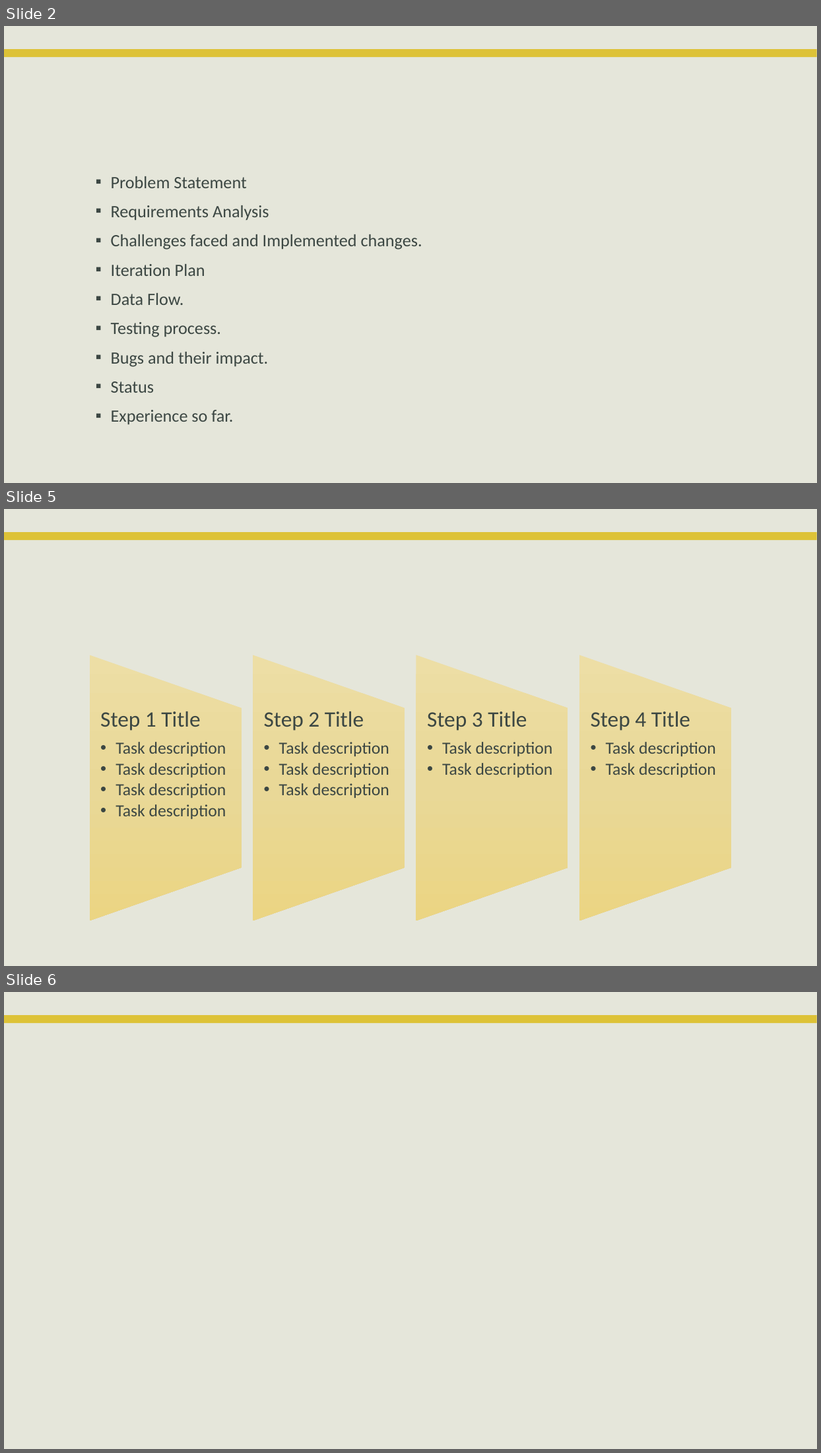
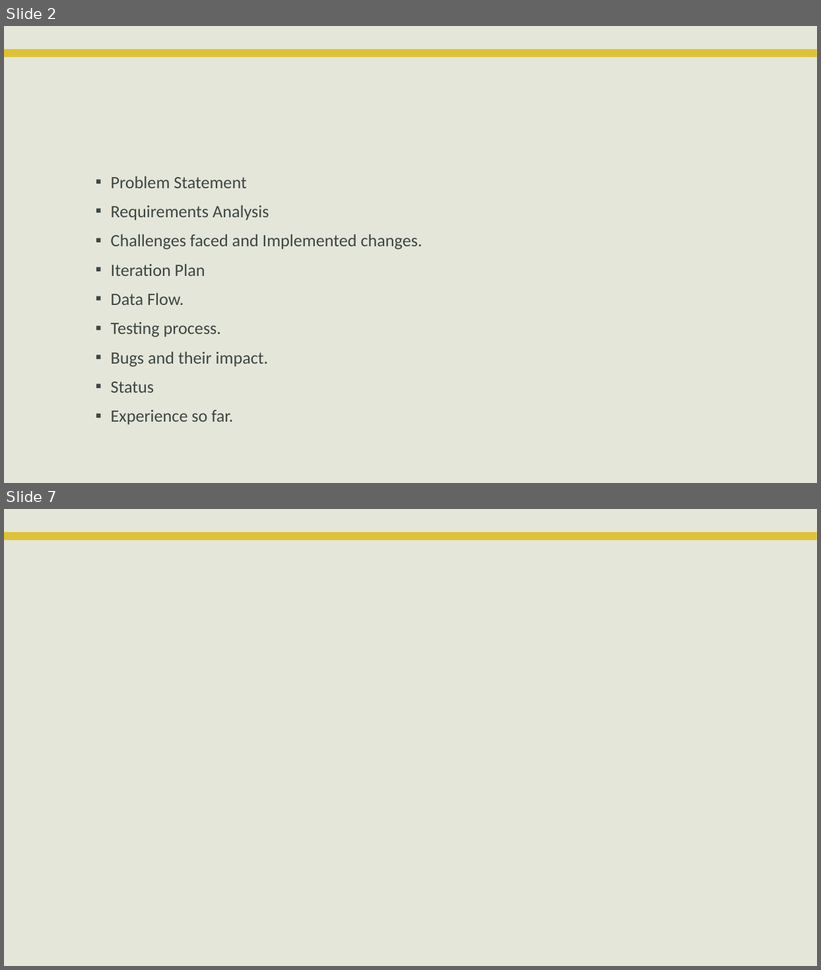
Before and after one commit to VamsiDevalla/Student-Attendance-Tracking, a slide deck: Presentations/final ppt.pptx. Shown one above the other, each under a label of ours: slides 2, 5 and 6 before the commit, slides 2 and 7 after it; the slides between them are not shown. The pictures are 821x1453 and 821x970 pixels, drawn with LibreOffice and Linux fonts; fonts in the diff are those of the drawing; background and template pictures are left out. Boxes give left, top, right and bottom in pixels: in the first picture for what was removed or moved away, otherwise in the second. Text is boxed around its words. In the diff, an @@ line names an element or a change of style, - is before the commit and + after.

```diff
--- a/Presentations/final ppt.pptx
+++ b/Presentations/final ppt.pptx
@@ slide 5 removed at <box>4,509,817,966</box>, background #E5E6DA; not listed: 1 template element that a slide beside it also shows @@
@@ title removed at <box>89,540,732,631</box> @@
-Requirements now
@@ group removed at <box>90,655,731,921</box>: 4 flow chart manual operations, 4 texts @@
-Step 1 Title
-  •• Task description
-  •• Task description
-  •• Task description
-  •• Task description
-Step 2 Title
-  •• Task description
-  •• Task description
-  •• Task description
-Step 3 Title
-  •• Task description
-  •• Task description
-Step 4 Title
-  •• Task description
-  •• Task description
@@ what was slide 6 is now slide 7 @@
```
Also in this commit, not shown: 2 slides changed, 2 slides added.
